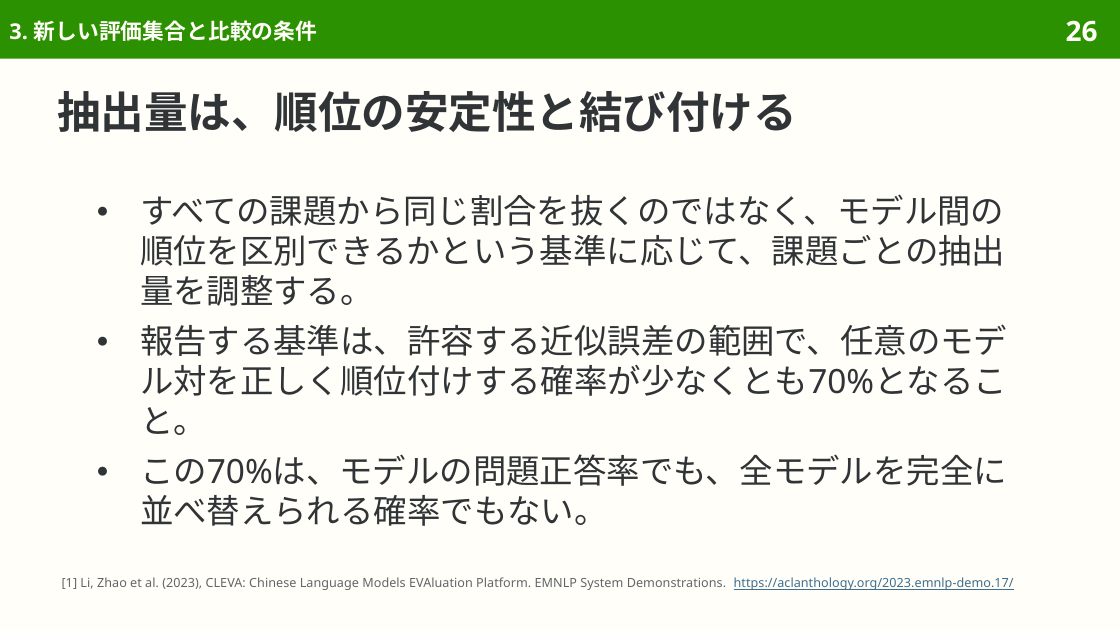
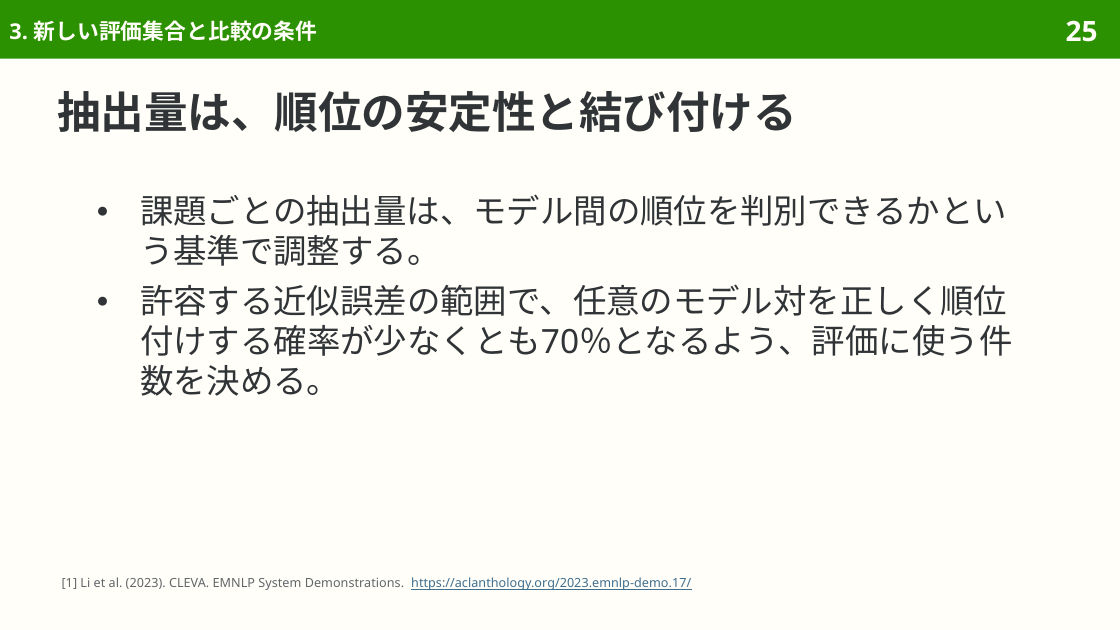
Before and after one commit to sasakiy84/datasets-in-10-minutes, a slide deck: slide 25 of slides/datasets-in-10-minutes-cleva.pptx (slide 26 before the commit). Drawn at 1120x630 pixels with LibreOffice and Linux fonts; fonts in the diff are those of the drawing. Boxes give left, top, right and bottom in pixels: in the first picture for what was removed or moved away, otherwise in the second. Text is boxed around its words. In the diff, an @@ line names an element or a change of style, - is before the commit and + after.

Commit message:
Explain CLEVA evaluation naturally and remove production-level details

```diff
--- a/slides/datasets-in-10-minutes-cleva.pptx
+++ b/slides/datasets-in-10-minutes-cleva.pptx
@@ page number at (x1=1066, y1=20, x2=1098, y2=42): text changed @@
-26
+25
@@ text at (x1=140, y1=194, x2=1013, y2=396): text changed @@
-● すべての課題から同じ割合を抜くのではなく、モデル間の順位を区別できるかという基準に応じて、課題ごとの抽出量を調整する。
-● 報告する基準は、許容する近似誤差の範囲で、任意のモデル対を正しく順位付けする確率が少なくとも70%となること。
-● この70%は、モデルの問題正答率でも、全モデルを完全に並べ替えられる確率でもない。
+● 課題ごとの抽出量は、モデル間の順位を判別できるかという基準で調整する。
+● 許容する近似誤差の範囲で、任意のモデル対を正しく順位付けする確率が少なくとも70％となるよう、評価に使う件数を決める。
@@ text at (x1=62, y1=577, x2=691, y2=590): text changed @@
-[1] Li, Zhao et al. (2023), CLEVA: Chinese Language Models EVAluation Platform. EMNLP System Demonstrations. https://aclanthology.org/2023.emnlp-demo.17/
+[1] Li et al. (2023). CLEVA. EMNLP System Demonstrations. https://aclanthology.org/2023.emnlp-demo.17/
```
Also in this commit, not shown: 51 other slides changed, 4 slides removed, 40 other files.
